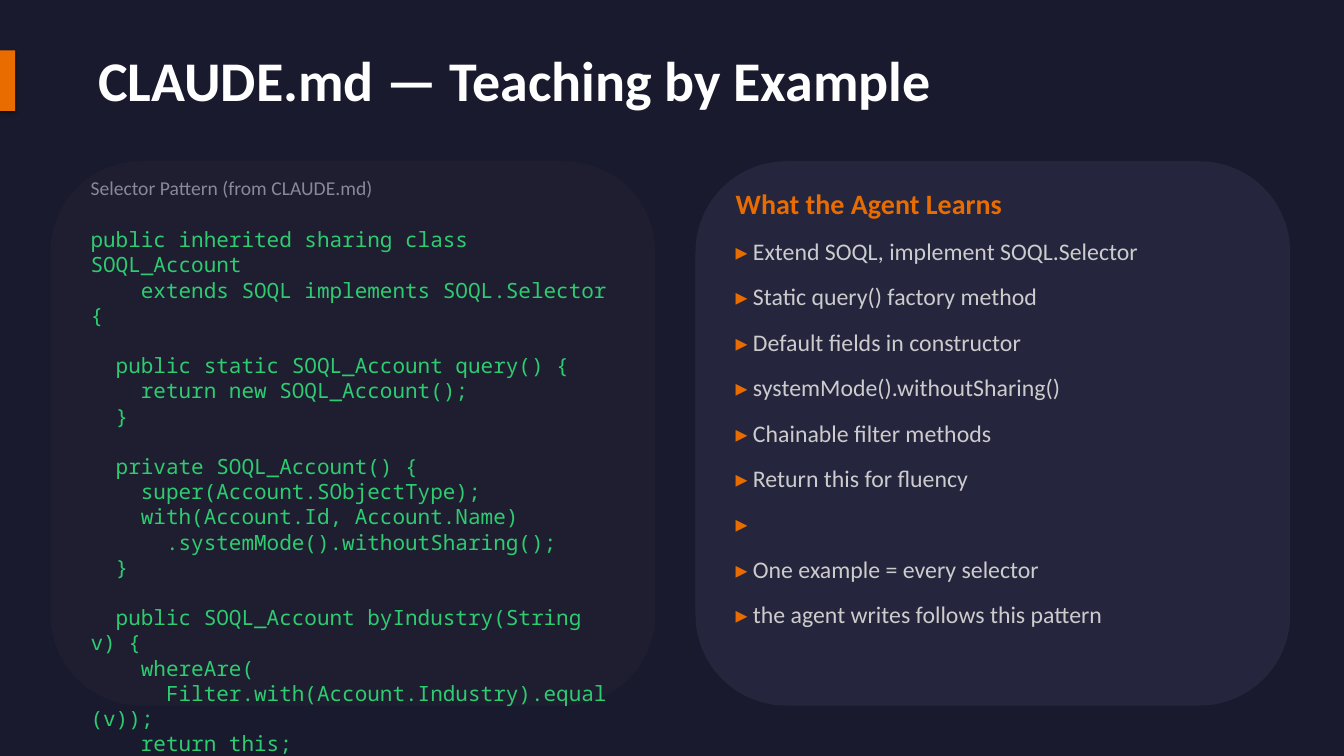
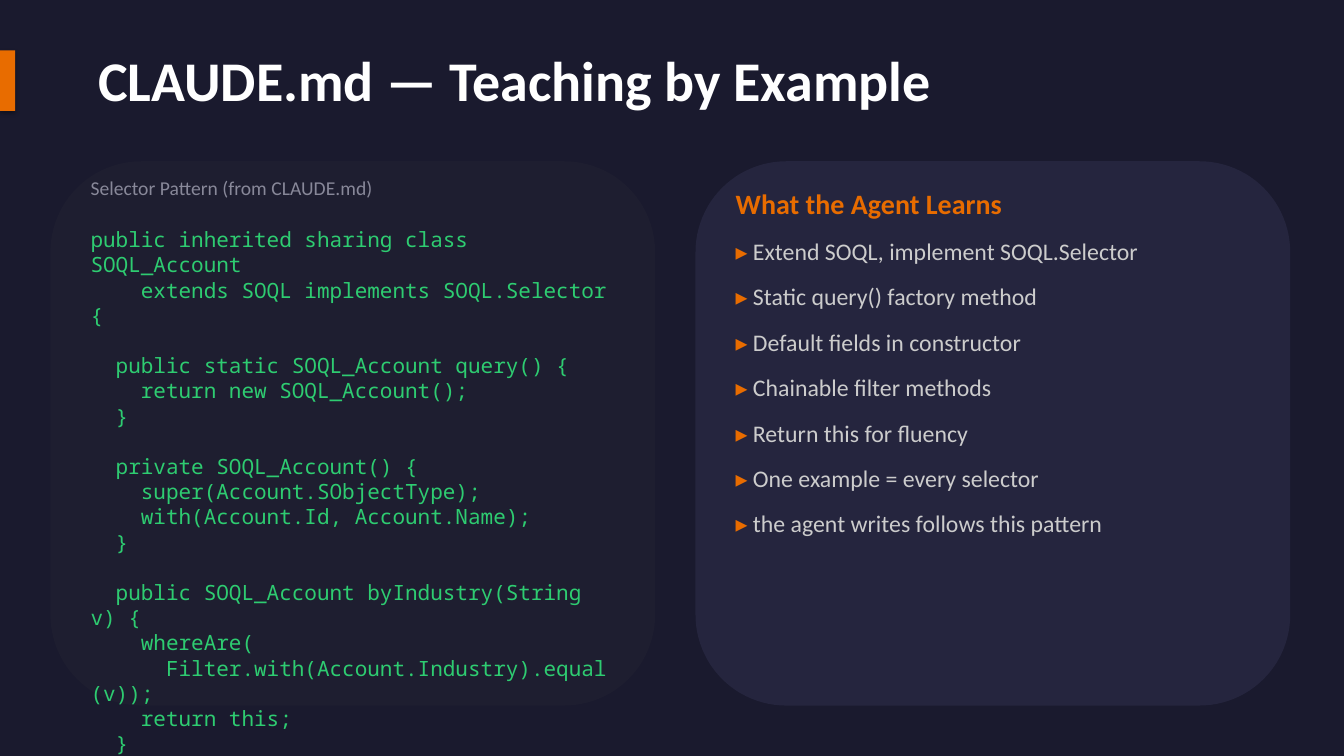
Before and after one commit to vernemi2/claude-code-user-group, a slide deck: slide 9 of docs/presentation.pptx. Drawn at 1344x756 pixels with LibreOffice and Linux fonts; fonts in the diff are those of the drawing. Boxes give left, top, right and bottom in pixels: in the first picture for what was removed or moved away, otherwise in the second. Text is boxed around its words. In the diff, an @@ line names an element or a change of style, - is before the commit and + after.

```diff
--- a/docs/presentation.pptx
+++ b/docs/presentation.pptx
@@ text at (91, 231, 607, 681): text changed @@
-public inherited sharing class SOQL_Account
-extends SOQL implements SOQL.Selector {
-public static SOQL_Account query() {
-return new SOQL_Account();
-}
-private SOQL_Account() {
-super(Account.SObjectType);
-with(Account.Id, Account.Name)
-.systemMode().withoutSharing();
-}
-public SOQL_Account byIndustry(String v) {
-whereAre(
-Filter.with(Account.Industry).equal(v));
-return this;
-}
-}
+public inherited sharing class SOQL_Account
+extends SOQL implements SOQL.Selector {
+public static SOQL_Account query() {
+return new SOQL_Account();
+}
+private SOQL_Account() {
+super(Account.SObjectType);
+with(Account.Id, Account.Name);
+}
+public SOQL_Account byIndustry(String v) {
+whereAre(
+Filter.with(Account.Industry).equal(v));
+return this;
+}
+}
@@ text at (753, 243, 1138, 536): paragraph removed @@
-▸
@@ text at (753, 379, 1060, 400): paragraph removed @@
-▸ systemMode().withoutSharing()
```
Also in this commit, not shown: 3 other slides changed, 1 other file.
